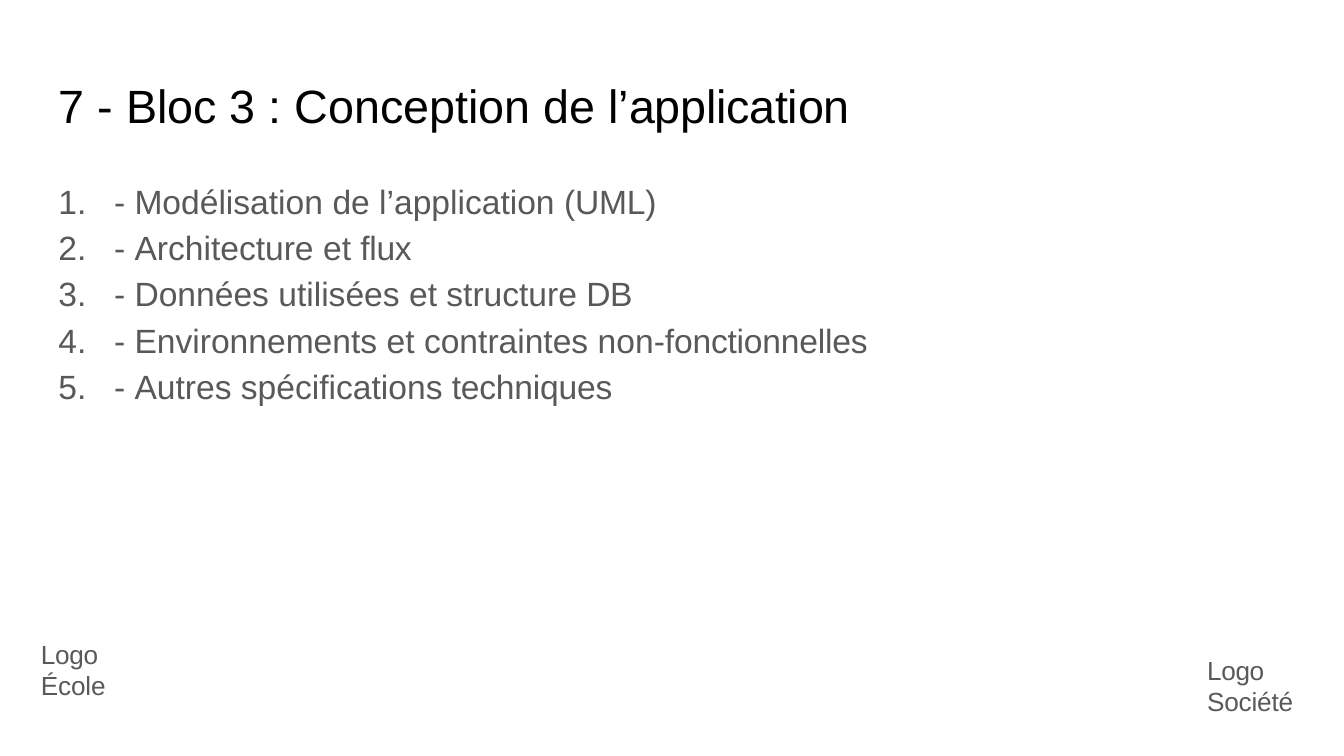
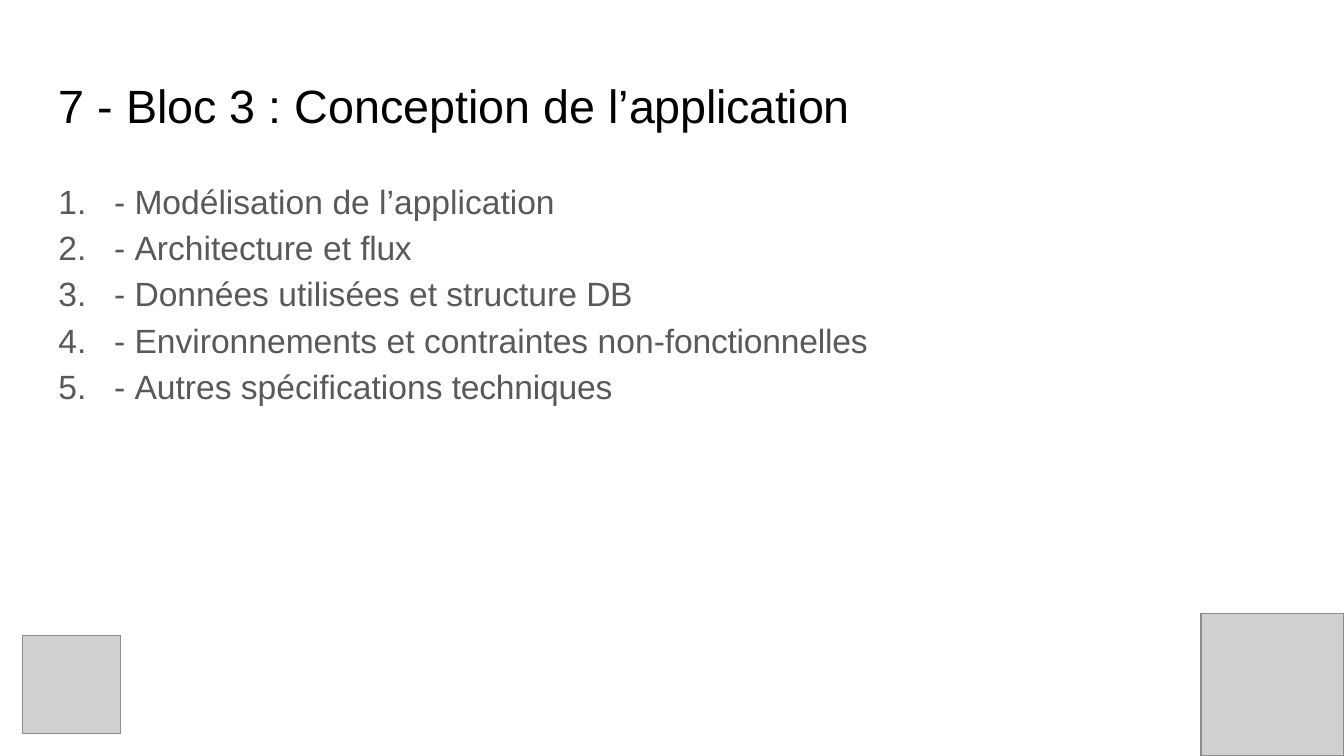
Before and after one commit to TheGeogeo/m2_ia_perso, a slide deck: slide 21 of A rendre/Georges_Coudrier_exam_slides.pptx. Drawn at 1344x756 pixels with LibreOffice and Linux fonts; fonts in the diff are those of the drawing; grey boxes stand for pictures. Boxes give left, top, right and bottom in pixels: in the first picture for what was removed or moved away, otherwise in the second. Text is boxed around its words. In the diff, an @@ line names an element or a change of style, - is before the commit and + after.

```diff
--- a/A rendre/Georges_Coudrier_exam_slides.pptx
+++ b/A rendre/Georges_Coudrier_exam_slides.pptx
@@ text at box(135, 189, 554, 220): text changed @@
-  1. - Modélisation de l’application (UML)
+  1. - Modélisation de l’application
@@ picture added at box(1202, 613, 1344, 755) @@
@@ picture added at box(23, 636, 121, 734) @@
@@ text removed at box(41, 646, 106, 695) @@
-Logo École
@@ text removed at box(1207, 662, 1293, 711) @@
-Logo Société
```
Also in this commit, not shown: 7 other slides changed, 1 slide removed.
